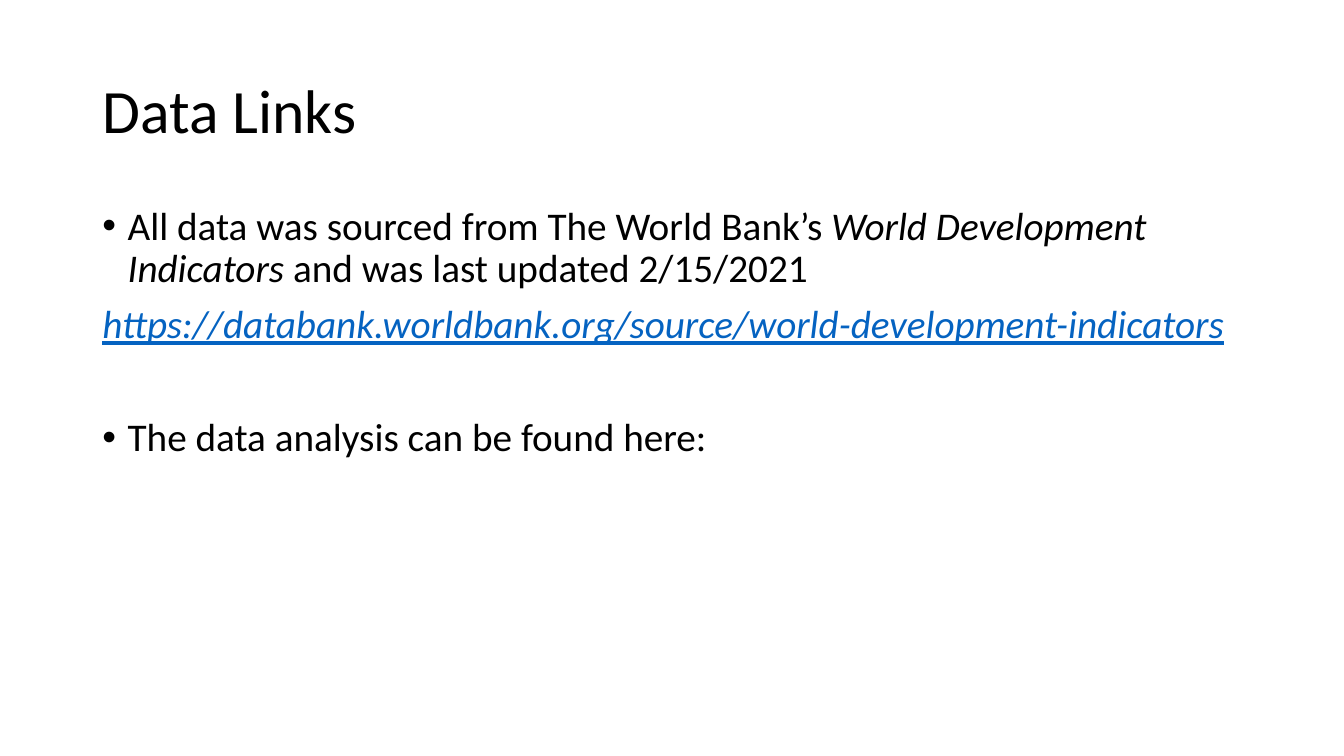
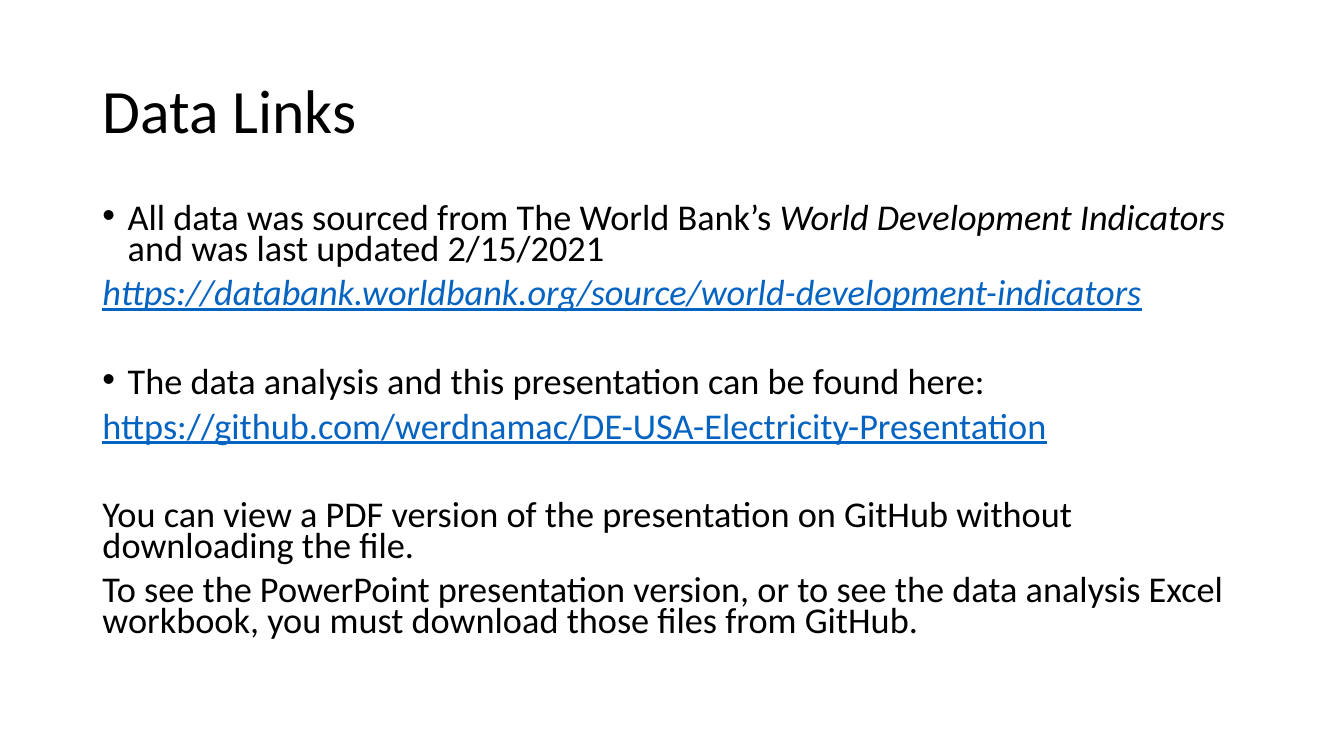
Before and after one commit to werdnamac/DE-USA-Electricity-Presentation, a slide deck: slide 9 of Final-Elec-Pres.pptx. Drawn at 1344x756 pixels with LibreOffice and Linux fonts; fonts in the diff are those of the drawing. Boxes give left, top, right and bottom in pixels: in the first picture for what was removed or moved away, otherwise in the second. Text is boxed around its words. In the diff, an @@ line names an element or a change of style, - is before the commit and + after.

Commit message:
Edited the final page in the presentation

```diff
--- a/Final-Elec-Pres.pptx
+++ b/Final-Elec-Pres.pptx
@@ text at [102, 204, 1225, 312]: size 28 to 25.9 pt in "All data was sourced from The World ...", "https://databank.worldbank.org/source/world-development-indi ..."; line spacing 0.9 to 0.7 @@
@@ text at [102, 368, 1223, 639]: text changed; size 28 to 25.9 pt @@
-• The data analysis can be found here:
+• The data analysis and this presentation can be found here:
+https://github.com/werdnamac/DE-USA-Electricity-Presentation
+You can view a PDF version of the presentation on GitHub without downloading the file.
+To see the PowerPoint presentation version, or to see the data analysis Excel workbook, you must download those files from GitHub.
```
Also in this commit, not shown: 1 other file.
